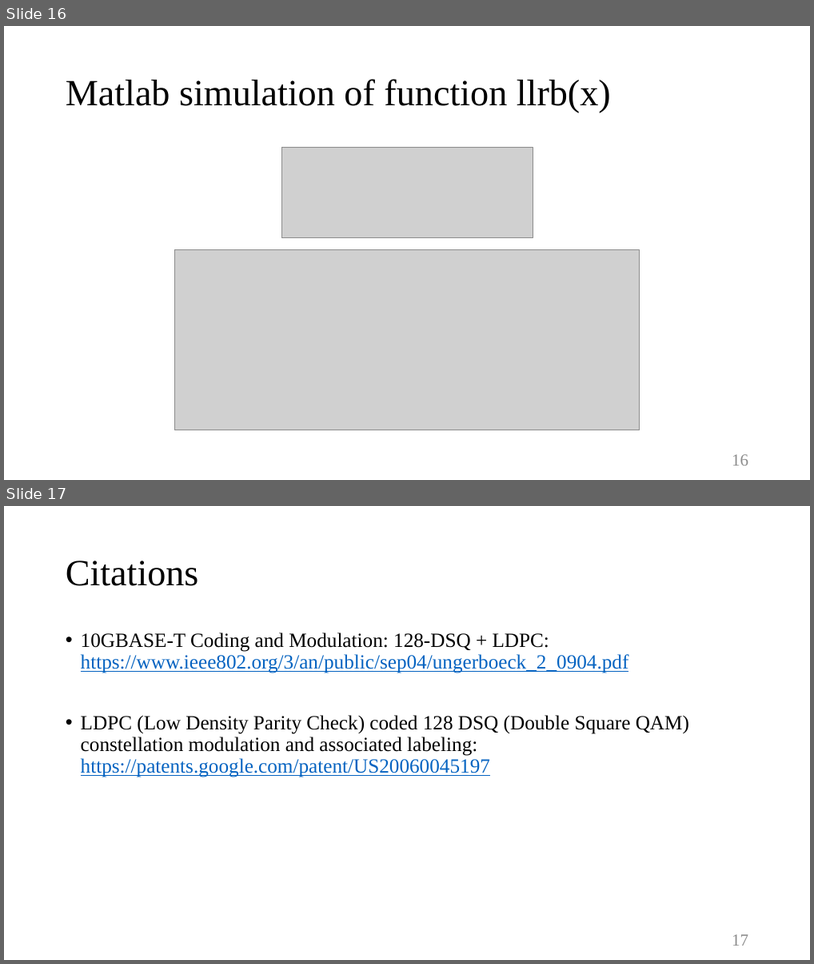
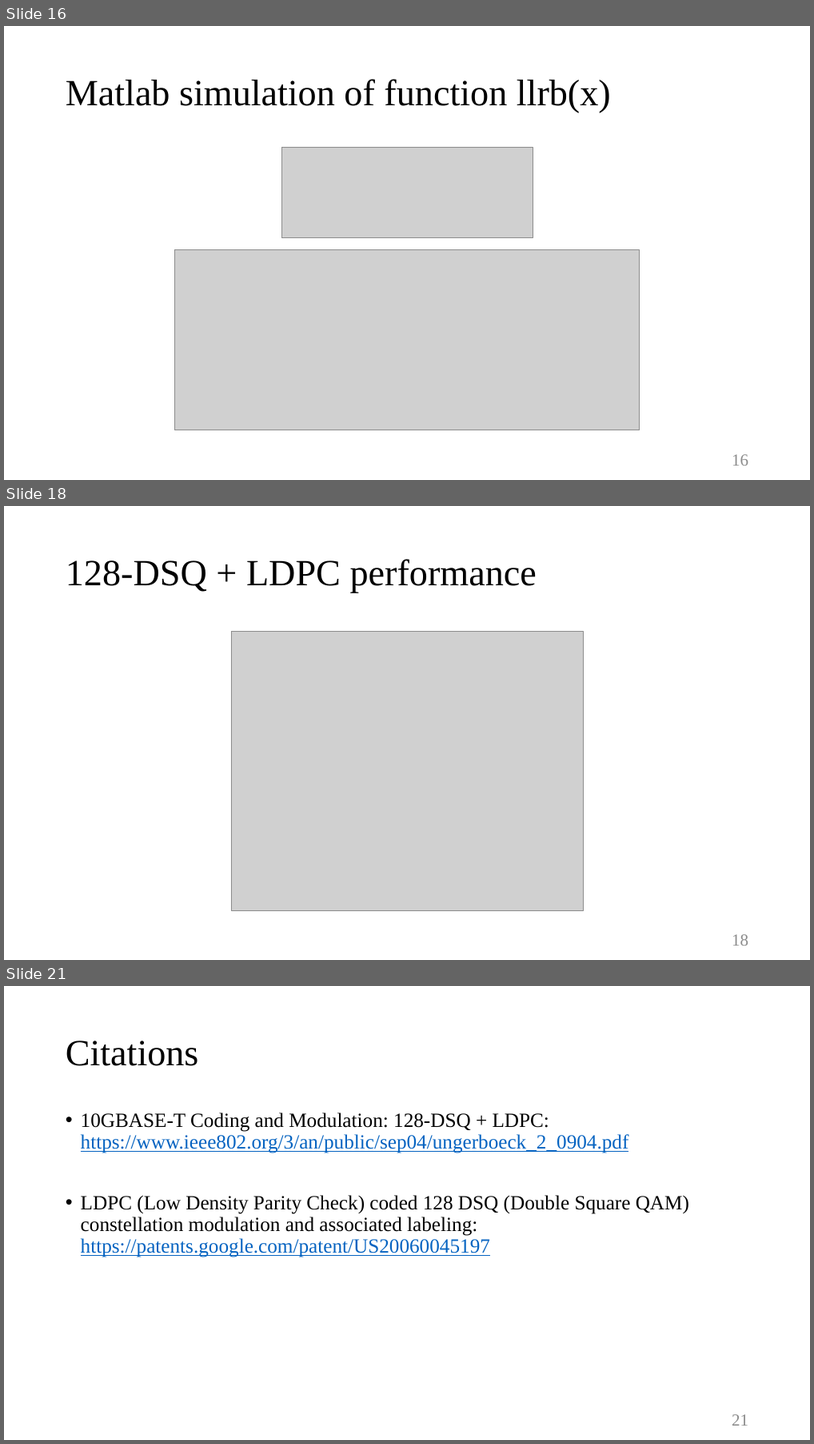
Before and after one commit to Freddy0406/128DSQ, a slide deck: 10GBASE-T Coding and Modulation.pptx. Shown one above the other, each under a label of ours: slides 16 and 17 before the commit, slides 16, 18 and 21 after it; the slides between them are not shown. The pictures are 814x964 and 814x1444 pixels, drawn with LibreOffice and Linux fonts; fonts in the diff are those of the drawing; grey boxes stand for pictures. Boxes give left, top, right and bottom in pixels: in the first picture for what was removed or moved away, otherwise in the second. Text is boxed around its words. In the diff, an @@ line names an element or a change of style, - is before the commit and + after.

```diff
--- a/10GBASE-T Coding and Modulation.pptx
+++ b/10GBASE-T Coding and Modulation.pptx
@@ slide 18 added at [4,506,810,960], background #FFFFFF @@
@@ title added at [66,559,537,593], 44 pt, text #000000 @@
+128-DSQ + LDPC performance
@@ picture added at [231,632,583,911] @@
@@ page number added at [732,934,749,945], 20 pt, text #8C8C8C @@
+18
@@ what was slide 17 is now slide 21 @@
@@ page number at [732,1414,749,1425]: text changed @@
-17
+21
```
Also in this commit, not shown: 1 slide changed, 4 other slides added.
